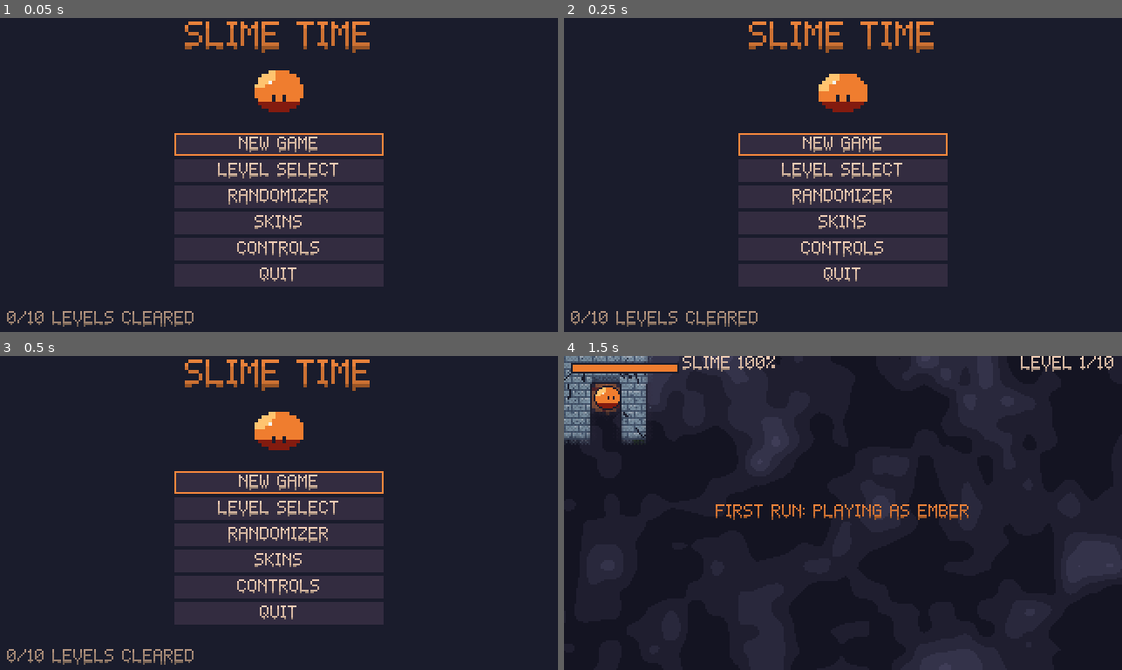
Above: before the commit, frames 1-4 (two rows, left to right).
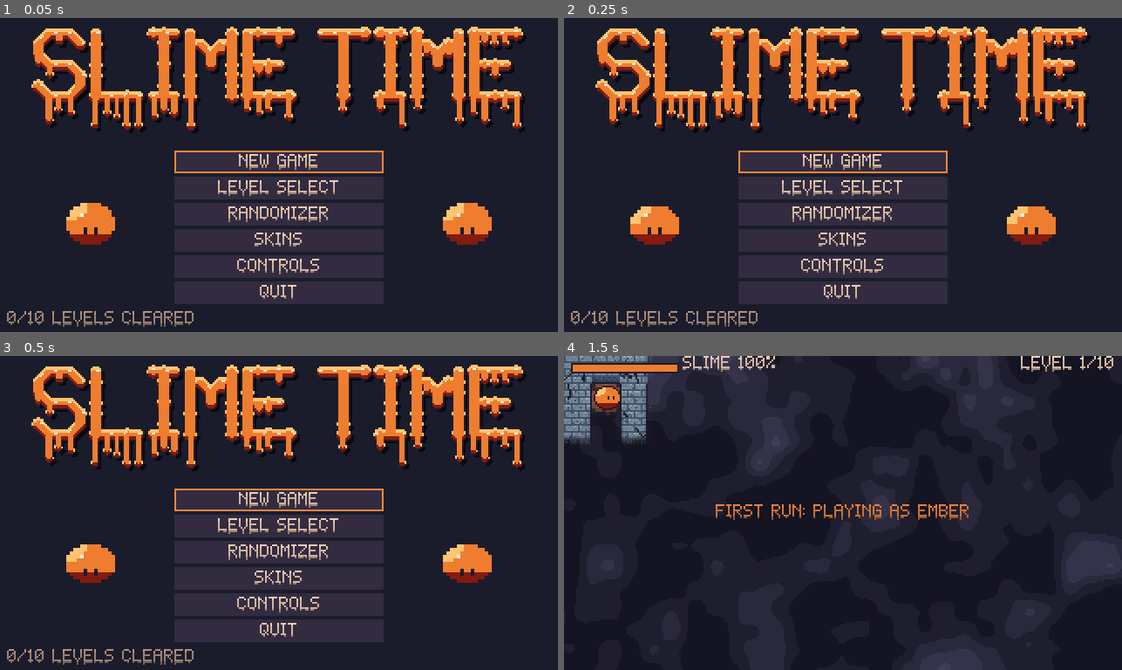
Above: after the commit, the same moments.

Repository: AveryBlue-GD/slime-time
Game: Godot game, scene res://scenes/title.tscn
Two runs of this game, one before a commit and one after it. Both use one fixed random seed, a clock stepped at 60 frames per second and the inputs below.
Inputs (mouse positions are in pixels of both pictures, inside the frame that each line leads up to):
- Up to frame 1 (0.05 s): no input
- Up to frame 2 (0.25 s): no input
- Up to frame 3 (0.5 s): no input
- Up to frame 4 (1.5 s): click "NEW GAME" at 0.5 s; tap Enter at 1.25 s; move the mouse to (965, 497) at 1.27 s; hold D (move_right) from 1.28 s (still down); tap J at 1.35 s; click (965, 497) at 1.42 s

The runs differ from the first frame. In frame 1, 26% of the frame differs, in the area x 5-95%, y 1-92%; in frame 2, 26%; in frame 3, 26%; in frame 4, nothing differs.

Commit message:
Big gooey title logo that takes on the skin color
- tools/make_title.py draws an original pixel-art SLIME TIME logo: fat
  rounded strokes from joined blobs, long drips off the bottom edge and
  short ones in letter holes, glossy top highlights, outline and shadow
- Drawn in the slime goo shades, so the skin shader recolors it (the
  rainbow skin flows across it as a wave)
- Start page: logo on top, menu below, a slime on each side

Co-Authored-By: Claude Opus 5.5 <noreply@anthropic.com>

Diff:
--- a/scripts/ui/title.gd
+++ b/scripts/ui/title.gd
@@ -1,18 +1,31 @@
 extends Control
 
-## Start page: continue, level select, randomizer, skins, controls, quit.
+## Start page: the big gooey logo (tinted to the equipped skin), then continue, level select,
+## randomizer, skins, controls, quit.
+
+## Rainbow skin: how wide one full rainbow is across the logo (px).
+const LOGO_RAINBOW_WIDTH := 90.0
 
 var buttons: Array[Button] = []
 
 
 func _ready() -> void:
-	UIKit.setup_screen(self, "SLIME TIME")
-	var preview := UIKit.make_slime_preview(Progress.skin_color(), 2, Progress.is_rainbow())
-	preview.position = Vector2(160, 42)
-	add_child(preview)
+	UIKit.setup_screen(self, "")
+	# The logo is drawn in the slime sheet's goo shades, so the skin shader recolors it too.
+	var logo := TextureRect.new()
+	logo.texture = preload("res://assets/sprites/title.png")
+	logo.material = Skins.make_material(Progress.skin_color(), Progress.is_rainbow())
+	(logo.material as ShaderMaterial).set_shader_parameter("rainbow_width", LOGO_RAINBOW_WIDTH)
+	logo.position = Vector2(roundf((320 - logo.texture.get_width()) / 2.0), 2)
+	logo.mouse_filter = Control.MOUSE_FILTER_IGNORE
+	add_child(logo)
+	for x in [52, 268]:
+		var preview := UIKit.make_slime_preview(Progress.skin_color(), 2, Progress.is_rainbow())
+		preview.position = Vector2(x, 118)
+		add_child(preview)
 
 	var menu := VBoxContainer.new()
-	menu.position = Vector2(100, 66)
+	menu.position = Vector2(100, 76)
 	menu.custom_minimum_size = Vector2(120, 0)
 	menu.add_theme_constant_override("separation", 2)
 	add_child(menu)
Binary file added: assets/sprites/title.png
Not shown, added: assets/sprites/title.png.import
Not shown, added: tests/test_skin_rules.gd.uid
Not shown, changed: CLAUDE.md
Not shown, added: tools/make_title.py
